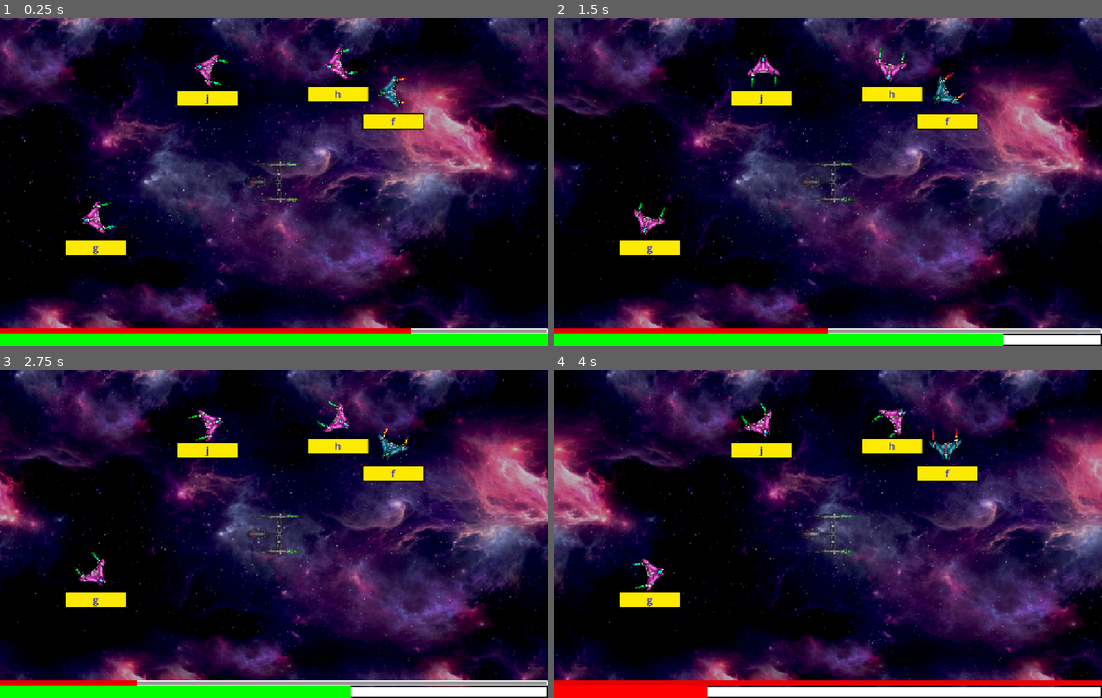
Above: before the commit, frames 1-4 (two rows, left to right).
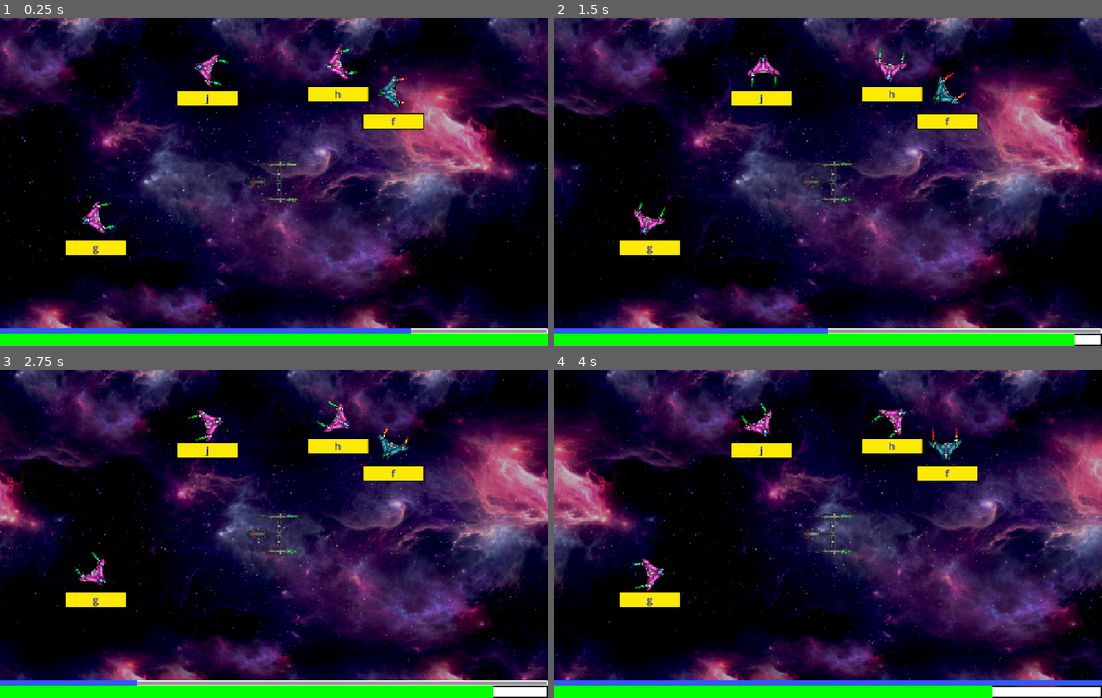
Above: after the commit, the same moments.

Repository: RaulHuertas/galaxy-keys
Game: Godot game, scene res://practice_game.tscn
Two runs of this game, one before a commit and one after it. Both use one fixed random seed, a clock stepped at 60 frames per second and the inputs below.
Inputs:
- Up to frame 1 (0.25 s): no input
- Up to frame 2 (1.5 s): tap Enter at 0.5 s
- Up to frame 3 (2.75 s): no input
- Up to frame 4 (4 s): no input

The runs differ from the first frame. In frame 1, 1.2% of the frame differs, in the area x 0-75%, y 94-97%; in frame 2, 1.3%; in frame 3, 1.4%; in frame 4, 4.7%, in the area x 0-100%, y 94-100%.

Commit message:
Added new enemy ships and background music

Diff:
--- a/HealthBar.tscn
+++ b/HealthBar.tscn
@@ -28,7 +28,7 @@
 corner_detail = 4
 
 [sub_resource type="StyleBoxFlat" id="StyleBoxFlat_7onog"]
-bg_color = Color(0.90683234, 0, 0, 1)
+bg_color = Color(0.1897483, 0.35086948, 1, 1)
 
 [node name="HealthBar" type="Node2D" unique_id=1435057563]
 
--- a/enemies/EnemyShip.gd
+++ b/enemies/EnemyShip.gd
@@ -14,6 +14,7 @@
 var index : int = 0
 var error_limit = 3
 var error_count = 0
+@export var damage = 10
 @onready var rot_direction : float = randf_range(-1,1)
 
 enum State {
--- a/enemies/enemy_ship_1.gd
+++ b/enemies/enemy_ship_1.gd
@@ -5,3 +5,4 @@
 func _ready():
 	super._ready()
 	super.assign(%sprite,%lock,%target,%aim,%aim_anims)
+	damage = 8
--- a/enemies/enemy_ship_1.tscn
+++ b/enemies/enemy_ship_1.tscn
@@ -121,6 +121,7 @@
 
 [node name="root" type="Node2D" unique_id=1759155857]
 script = ExtResource("1_vkgvv")
+damage = null
 
 [node name="sprite" type="AnimatedSprite2D" parent="." unique_id=1563110004]
 unique_name_in_owner = true
--- a/enemies/enemy_ship_2.gd
+++ b/enemies/enemy_ship_2.gd
@@ -5,3 +5,4 @@
 func _ready():
 	super._ready()
 	super.assign(%sprite,%lock,%target,%aim,%aim_anims)
+	damage = 13
--- a/practice_game.gd
+++ b/practice_game.gd
@@ -26,6 +26,8 @@
 	enemies_level_1,
 	enemies_level_2
 ]
+
+@export var inactivity_damage = 5
 
 func getRandomEnemyInstance(level: int)->Node:
 	var n_enemies : int = enemies[level].size()
@@ -68,7 +70,7 @@
 		camo_tween.kill()
 
 func camo_down():
-	shoot_received(18)
+	shoot_received(inactivity_damage)
 	print("NO CAMO")
 	trigger_enemy_shot()
 	reactivate_camo()
@@ -158,7 +160,7 @@
 	return enemy_ships.size()-ret
 
 func key_missed():
-	shoot_received(12)
+	shoot_received(current_ship.damage)
 
 func shoot_received(hit_value : int):
 	if(status_bar.health>hit_value):
--- a/practice_game.tscn
+++ b/practice_game.tscn
@@ -108,6 +108,7 @@
 [node name="enemy_ship_1" parent="." unique_id=1759155857 instance=ExtResource("3_mwu5k")]
 unique_name_in_owner = true
 position = Vector2(1166, 141)
+damage = 10
 
 [node name="AnimationPlayer" type="AnimationPlayer" parent="." unique_id=341435190]
 libraries/ = SubResource("AnimationLibrary_dur40")
